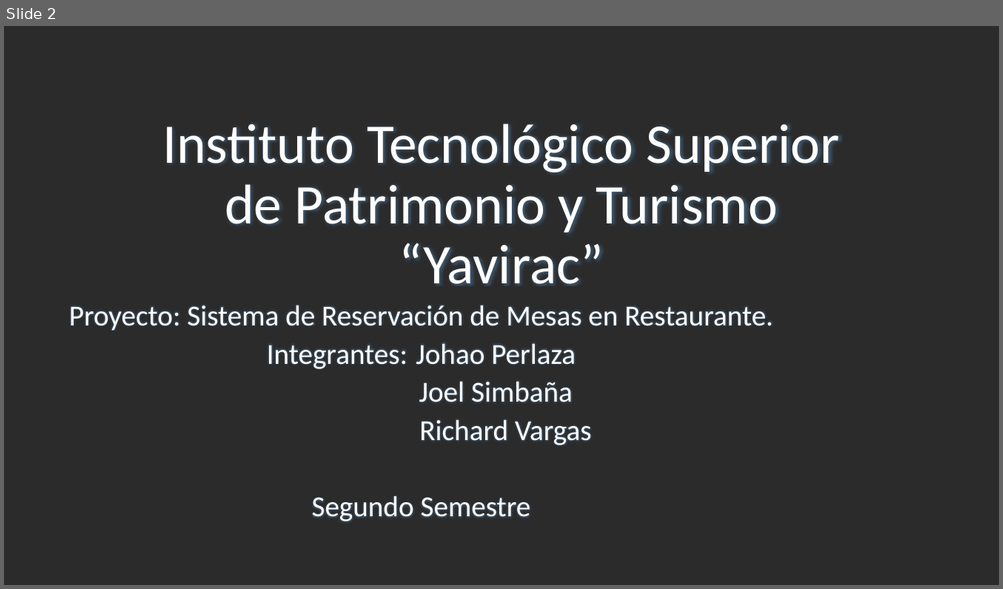
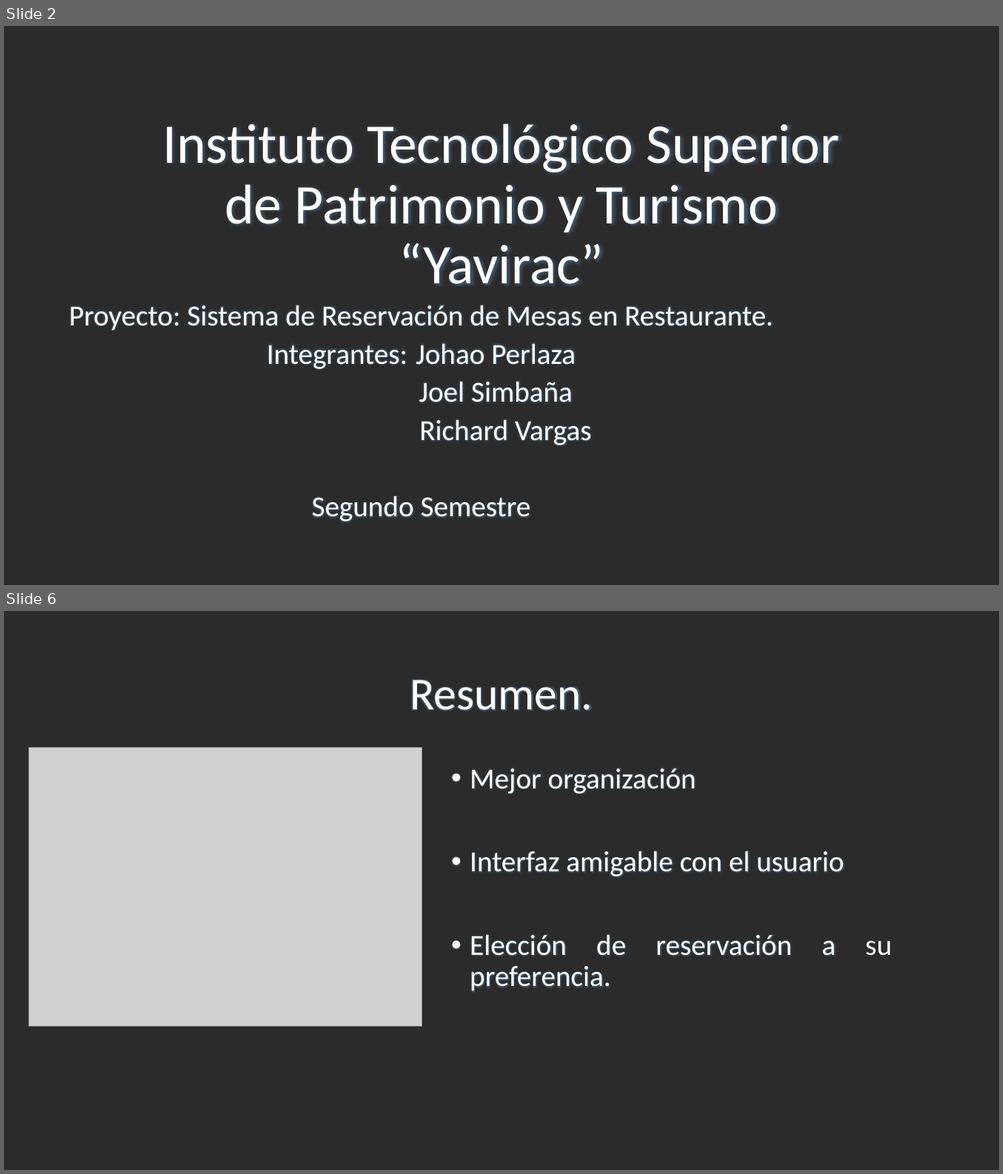
Before and after one commit to johao70/proyectoSegundo, a slide deck: documentacion/Presentación.pptx. Shown one above the other, each under a label of ours: slide 2 before the commit, slides 2 and 6 after it; the slides between them are not shown. The pictures are 1003x589 and 1003x1174 pixels, drawn with LibreOffice and Linux fonts; fonts in the diff are those of the drawing; grey boxes stand for pictures; background and template pictures are left out; a plain dark background stands for a picture behind light text. Boxes give left, top, right and bottom in pixels: in the first picture for what was removed or moved away, otherwise in the second. Text is boxed around its words. In the diff, an @@ line names an element or a change of style, - is before the commit and + after.

```diff
--- a/documentacion/Presentación.pptx
+++ b/documentacion/Presentación.pptx
@@ slide 6 added at [4,611,999,1170], background picture (left out) @@
@@ title added at [410,679,592,711], 44 pt, text #FEFEFE @@
+Resumen.
@@ picture added at [28,748,422,1027] @@
@@ text added at [469,768,891,956], 28 pt, text #FEFEFE @@
+• Mejor organización
+• Interfaz amigable con el usuario
+• Elección de reservación a su preferencia.
```
Also in this commit, not shown: 2 slides changed, 1 other slide added, 3 slides removed, 7 other files.
